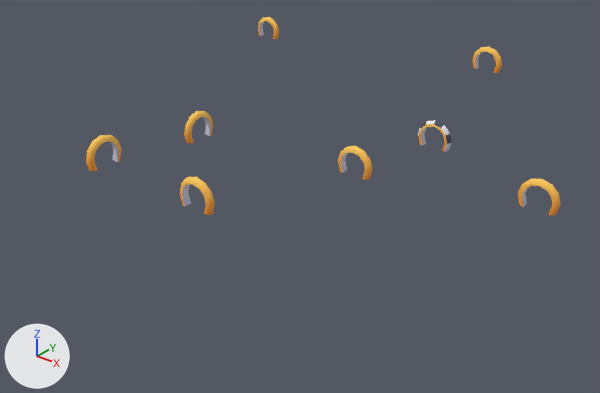
The glTF model frontend/public/models/maps/map2/gates.glb as it was, and as the next commit left it.
Both versions are drawn from a 50 mm camera at (32.5, -59.0, 27.4) aimed at (-6.8, -9.9, -3.0). Lighting does not change. The marker at lower left points along +X, +Y and +Z. Where no turn or scale is listed for an object, it has been applied to the vertices.

Names of what the first picture shows: 'gate-0', 'gate-1', 'gate-2', 'gate-3', 'gate-4', 'gate-5', 'gate-6'.
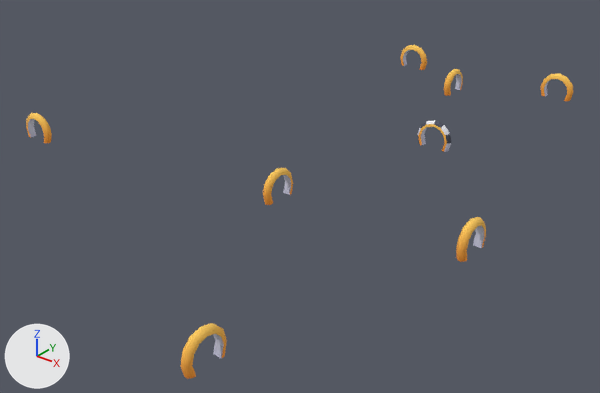
What the commit changed:
Object 'gate-0' (ob_gate_0) moves from (-2.02, -8.89, 0.0) to (12.0, -16.0, 1.0).
Object 'gate-0' (ob_gate_0) turns from (0, 0, 0) to (0, 0, 90) degrees about x, y and z.
Object 'gate-1' (ob_gate_1) turns from (0, 0, -90) to (0, 0, 0) degrees about x, y and z.
Object 'gate-1' (ob_gate_1) moves from (-15.28, -12.97, 1.06) to (4.0, 16.0, 1.0).
Object 'gate-2' (ob_gate_2) moves from (-15.28, -22.97, 2.0) to (-12.0, 16.0, 1.0).
Object 'gate-2' (ob_gate_2) turns from (0, 0, 90) to (0, 0, 180) degrees about x, y and z.
Object 'gate-3' (ob_gate_3) moves from (-5.96, -22.5, 1.06) to (-28.0, -20.0, 0.0).
Object 'gate-4' (ob_gate_4) moves from (11.99, -5.58, 0.0) to (6.0, -34.0, 0.0).
Object 'gate-4' (ob_gate_4) turns from (0, 0, -180) to (0, 0, 90) degrees about x, y and z.
Object 'gate-5' (ob_gate_5) moves from (-4.0, 16.97, 2.0) to (-4.0, -16.0, 0.0).
Object 'gate-5' (ob_gate_5) turns from (0, 0, 180) to (0, 0, -90) degrees about x, y and z.
Object 'gate-6' (ob_gate_6) moves from (-31.99, 15.5, 1.06) to (-6.0, 14.0, 0.0).
Object 'gate-6' (ob_gate_6) turns from (0, 0, 0) to (0, 0, 90) degrees about x, y and z.

Location of each change, (x1, y1, x2, y2) in pixels of the pictures (600 x 393 px):
'gate-4', moved, turned
    before: (518, 178, 560, 215)
    after: (181, 323, 227, 379)
'gate-0', moved, turned
    before: (338, 146, 372, 180)
    after: (456, 217, 486, 262)
'gate-3', moved
    before: (180, 177, 215, 215)
    after: (26, 113, 52, 143)
'gate-5', moved, turned
    before: (472, 47, 502, 73)
    after: (263, 168, 293, 205)
'gate-2', moved, turned
    before: (86, 135, 121, 171)
    after: (400, 45, 427, 70)
'gate-1', moved, turned
    before: (184, 111, 213, 143)
    after: (541, 73, 573, 101)
'gate-6', moved, turned
    before: (258, 17, 279, 39)
    after: (444, 69, 463, 96)
